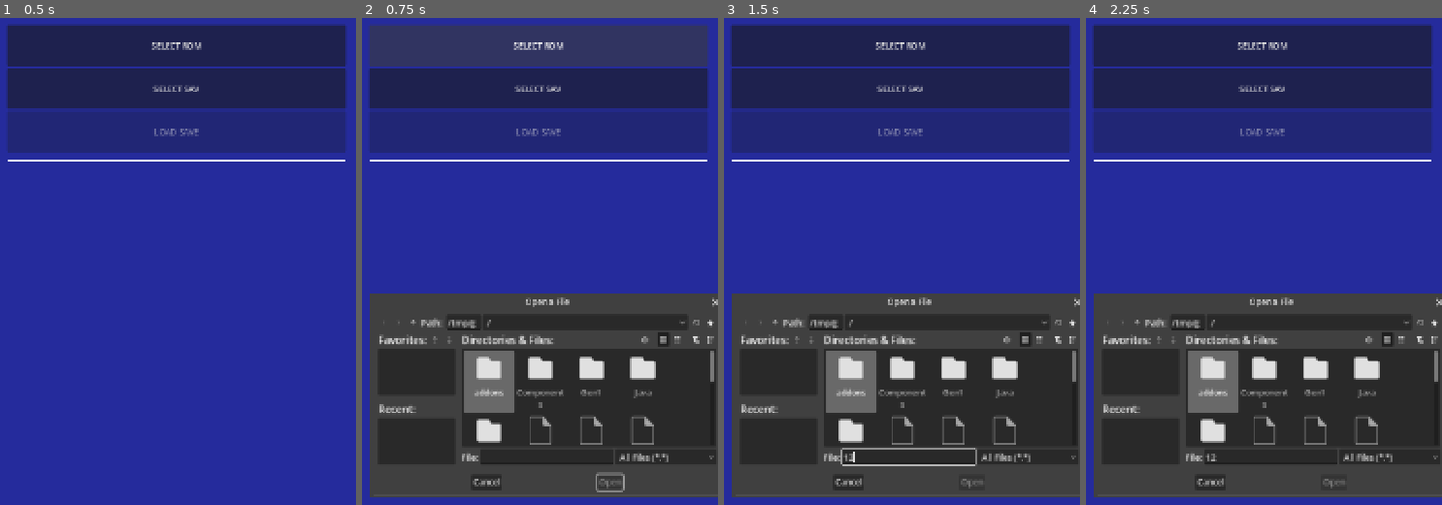
Above: before the commit, frames 1-4 (left to right).
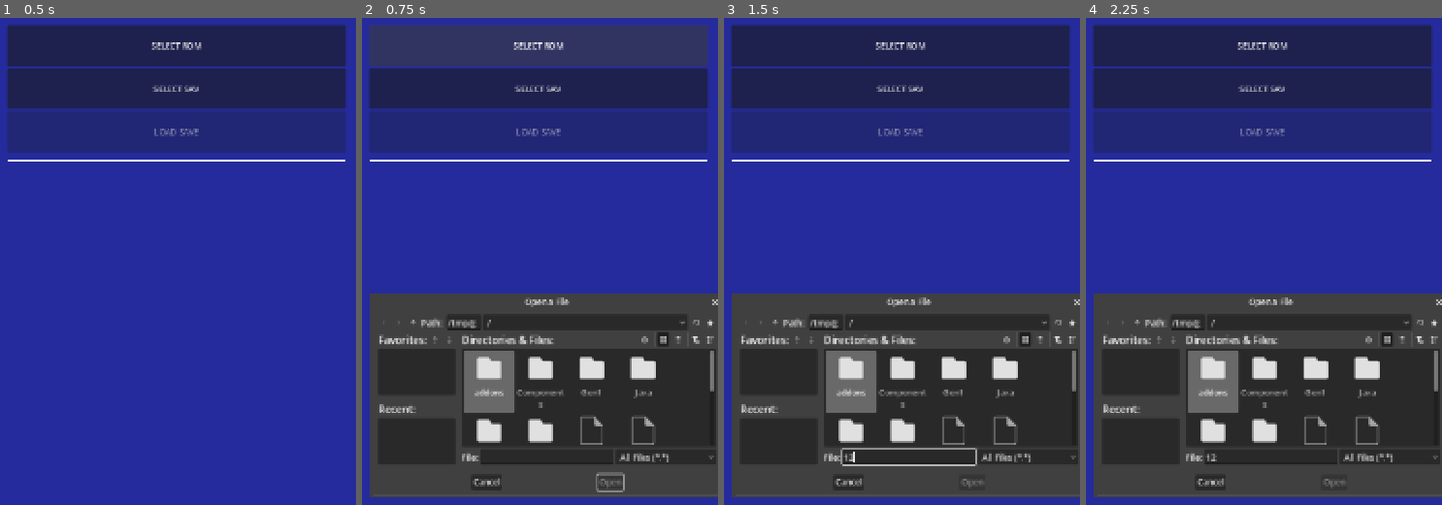
Above: after the commit, the same moments.

Repository: tunalad/openwalker
Game: Godot game, scene res://Views/main.tscn
Same seed, same stepped clock (60 frames per second), same inputs: the game is played once before the commit and once after it. The engine's default icon, where the game draws it, is replaced by a stand-in: a white triangle on a blue panel in a dark square.
Inputs (mouse positions are in pixels of both pictures, inside the frame that each line leads up to):
- Up to frame 1 (0.5 s): no input
- Up to frame 2 (0.75 s): click "SELECT ROM" at 0.5 s
- Up to frame 3 (1.5 s): click (909, 456) at 1.27 s; type "12" at 1.35 s
- Up to frame 4 (2.25 s): click (1121, 324) at 2 s

Frame 1 is identical in both runs. In frame 2, 0.6% of the frame differs, in the area x 45-100%, y 57-98%; in frame 3, 0.7%, in the area x 45-100%, y 57-92%; in frame 4, 0.6%.

Commit message:
added basic route data displaying
for now it's all just visual, since I don't yet know if I have
everything that I want in these json files.

I will probably do minigames after this commit, then later do actual
save file manipulation (adding items & mons)

Diff:
--- a/Global.gd
+++ b/Global.gd
@@ -1,7 +1,10 @@
 extends Node
 
+var trainers_path: String = "user://trainers/"
 var trainer_data: Dictionary
-var trainers_path: String = "user://trainers/"
+
+var routes_path: String = "res://Routes/"
+var route_data: Dictionary
 
 var rom: PackedByteArray
 var sav: PackedByteArray
@@ -29,7 +32,7 @@
 
 func clear_trainer_session():
 	trainer_data = {}
-	trainers_path = "user://trainers/"
+	route_data = {}
 
 	rom = []
 	sav = []
--- /dev/null
+++ b/Routes/gen1-magikarps-field.json
@@ -0,0 +1,27 @@
+{
+	"name": "Magikarp Field",
+	"description": "There's only Magikarps here... I mean, it's in the name...",
+	"position": 15.0,
+	"cost": 0.0,
+	"advantage": [
+		"NORMAL"
+	],
+	"mons": [
+		{
+			"species": 129,
+			"level": 53.0,
+			"steps": 0.0,
+			"rarity": 0.0,
+			"moves": [
+				"SPLASH"
+			]
+		}
+	],
+	"items": [
+		{
+			"name": "Potion",
+			"steps": 0.0,
+			"rarity": 0.0
+		}
+	]
+}
--- /dev/null
+++ b/Routes/gen1-ref-fields.json
@@ -0,0 +1,112 @@
+{
+	"name": "Refreshing Field",
+	"description": "A wonderfully refreshing field for a Stroll. You can meet many kinds of species here.",
+	"position": 10.0,
+	"cost": 0.0,
+	"advantage": [
+		"FIRE",
+		"BUG",
+		"FLY"
+	],
+	"mons": [
+		{
+			"species": 19.0,
+			"level": 5.0,
+			"steps": 0.0,
+			"rarity": 0.0,
+			"moves": [
+				"TACKLE",
+				"TAIL WHIP"
+			]
+		},
+		{
+			"species": 16.0,
+			"level": 5.0,
+			"steps": 0.0,
+			"rarity": 0.0,
+			"moves": [
+				"TACKLE",
+				"SAND-ATTACK"
+			]
+		},
+		{
+			"species": 32.0,
+			"level": 5.0,
+			"steps": 500.0,
+			"rarity": 0.0,
+			"moves": [
+				"LEER",
+				"PECK"
+			]
+		},
+		{
+			"species": 29.0,
+			"level": 5.0,
+			"steps": 500.0,
+			"rarity": 0.0,
+			"moves": [
+				"GROWL",
+				"SCRATCH"
+			]
+		},
+		{
+			"species": 84.0,
+			"level": 8.0,
+			"steps": 2000.0,
+			"rarity": 0.0,
+			"moves": [
+				"PECK",
+				"GROWL",
+				"FURY ATTACK"
+			]
+		},
+		{
+			"species": 115.0,
+			"level": 8.0,
+			"steps": 3000.0,
+			"rarity": 3.0,
+			"moves": [
+				"COMET PUNCH",
+				"RAGE",
+				"BITE"
+			]
+		}
+	],
+	"items": [
+		{
+			"name": "Potion",
+			"steps": 0.0,
+			"rarity": 0.0
+		},
+		{
+			"name": "Parlyz Heal",
+			"steps": 500.0,
+			"rarity": 1.0
+		},
+		{
+			"name": "Awakening",
+			"steps": 700.0,
+			"rarity": 1.0
+		},
+		{
+			"name": "Ice Heal",
+			"steps": 900.0,
+			"rarity": 2.0
+		},
+		{
+			"name": "Burn Heal",
+			"steps": 1000.0,
+			"rarity": 2.0
+		},
+		{
+			"name": "Full Heal",
+			"steps": 2000.0,
+			"rarity": 2.0
+		},
+		{
+			"name": "Revive",
+			"steps": 2500.0,
+			"rarity": 2.0
+		}
+	]
+}
--- /dev/null
+++ b/Routes/gen1-route1.json
@@ -0,0 +1,40 @@
+{
+	"name": "Route 1",
+	"description": "Route that connects Pallet Town in the south to Viridian City in the north.",
+	"position": 15.0,
+	"cost": 0.0,
+	"advantage": [
+		"FIRE",
+		"GRASS",
+		"WATER",
+		"THUNDER",
+		"NORMAL"
+	],
+	"mons": [
+		{
+			"species": 16,
+			"level": 2.0,
+			"steps": 0.0,
+			"rarity": 0.0,
+			"moves": [
+				"GUST"
+			]
+		},
+		{
+			"species": 19,
+			"level": 2.0,
+			"steps": 0.0,
+			"rarity": 0.0,
+			"moves": [
+				"TACKLE", "TAIL WHIP"
+			]
+		}
+	],
+	"items": [
+		{
+			"name": "Potion",
+			"steps": 0.0,
+			"rarity": 0.0
+		}
+	]
+}
--- a/Views/summary.gd
+++ b/Views/summary.gd
@@ -18,6 +18,10 @@
 		printerr(result["error"])
 		label.text = result["error"]
 		return
+
+	DirAccess.remove_absolute(trainer_path+"/route.json")
+
+	var route_name: String = "%s Summary:" % [ Global.route_data["name"] ]
 
 	var session_steps: String = "Walked %d steps" % [ steps ]
 	var session_watts: String = "Collected %dW" % [ watts ]
@@ -40,7 +44,8 @@
 		if Global.trainer_data.has("ylw_mood"):
 			ylw_mood = "\nylw_mood: %d/255" % [ Global.trainer_data["ylw_mood"] ]
 
-	label.text = "%s\n%s\n\n%s\n%s\n\n%s\n%s\n%s%s" % [
+	label.text = "%s\n\n%s\n%s\n\n%s\n%s\n\n%s\n%s\n%s%s" % [
+		route_name,
 		session_steps, session_watts,
 		total_steps, total_watts,
 		xp_earned, placed_at,
--- a/Views/walk_menu.gd
+++ b/Views/walk_menu.gd
@@ -16,6 +16,9 @@
 @onready var l_ribbons: Label = $MonInfo/VBoxContainer/HBoxContainer/VBoxContainer/L_Ribbons
 @onready var exp_bar: TextureProgressBar = $MonInfo/VBoxContainer/ExpBar
 
+@onready var routes_list: OptionButton = $VBoxContainer/RoutesList
+@onready var l_route_text: Label = $VBoxContainer/L_RouteText
+
 @onready var btn_stroll: Button = $BtnStroll
 
 @onready var walk_screen: VBoxContainer = $"../WalkScreen"
@@ -27,7 +30,7 @@
 var box: Dictionary
 var selected_mon: Dictionary = {}
 var trainer_folder: String
-
+var routes_found: Array
 
 func display_data():
 	trainer_bar.update_bar(
@@ -39,6 +42,7 @@
 
 	fill_box()
 	fill_mon_grid(0)
+	fill_routes()
 	update_mon_info()
 
 
@@ -123,6 +127,32 @@
 		mon_grid.add_child(cell_btn)
 
 
+func fill_routes() -> void:
+	routes_list.clear()
+	routes_found.clear()
+
+	var dir: DirAccess = DirAccess.open(Global.routes_path)
+
+	if !dir:
+		return
+
+	var routes: Array = dir.get_files()
+
+	for route in routes:
+		var json_as_text = FileAccess.get_file_as_string(Global.routes_path + route)
+		var json_as_dict = JSON.parse_string(json_as_text)
+		if json_as_dict:
+			routes_found.append(json_as_dict)
+
+	routes_found.sort_custom(func(a, b): return a.get("position", 0) < b.get("position", 0))
+
+	for route_dict in routes_found:
+		routes_list.add_item(route_dict["name"])
+
+	routes_list.selected = 0
+	_on_routes_list_item_selected(routes_list.selected)
+
+
 # -----------------------------------------------------------------------------
 
 
@@ -145,6 +175,16 @@
 		return
 	Global.sav = result["sav"]
 
+	var route_file = FileAccess.open(Global.trainers_path+trainer_folder+"/route.json", FileAccess.WRITE)
+	if route_file:
+		route_file.store_string(JSON.stringify(Global.route_data))
+		route_file.close()
+
 	walk_screen.load_trainer(Global.trainers_path+trainer_folder)
 	self.visible = false
 	print("switch to walker scren")
+
+
+func _on_routes_list_item_selected(index: int) -> void:
+	l_route_text.text = routes_found[index]["description"]
+	Global.route_data = routes_found[index]
--- a/Views/walk_menu.tscn
+++ b/Views/walk_menu.tscn
@@ -138,17 +138,14 @@
 layout_mode = 2
 theme_override_font_sizes/font_size = 30
 selected = 0
-item_count = 4
+item_count = 2
 popup/item_0/text = "ROUTE 1"
 popup/item_0/id = 0
 popup/item_1/text = "ROUTE 2"
 popup/item_1/id = 1
-popup/item_2/text = "ROUTE 3"
-popup/item_2/id = 2
-popup/item_3/text = "ROUTE 4"
-popup/item_3/id = 3
 
 [node name="L_RouteText" type="Label" parent="VBoxContainer" unique_id=566909407]
+custom_minimum_size = Vector2(0, 100)
 layout_mode = 2
 theme_override_font_sizes/font_size = 30
 text = "A wonderfully refreshing field for a Stroll. You can meet many kinds of Pokémon here. "
@@ -165,4 +162,5 @@
 text = "STROLL!"
 
 [connection signal="item_selected" from="Boxes/BoxesList" to="." method="_on_boxes_list_item_selected"]
+[connection signal="item_selected" from="VBoxContainer/RoutesList" to="." method="_on_routes_list_item_selected"]
 [connection signal="pressed" from="BtnStroll" to="." method="_on_btn_stroll_pressed"]
--- a/Views/walk_screen.gd
+++ b/Views/walk_screen.gd
@@ -3,8 +3,8 @@
 @onready var trainer_bar: MarginContainer = $TrainerBar
 
 @onready var l_steps: Label = $Pedometer/Info/L_Steps
-@onready var l_route: Label = $Pedometer/Heading/L_Route
-@onready var l_mon: Label = $Pedometer/Heading/L_Mon
+@onready var l_route: Label = $Pedometer/L_Route
+@onready var l_mon: Label = $Pedometer/L_Mon
 
 @onready var l_watts: Label = $WalkerMenu/L_Watts
 
@@ -27,6 +27,9 @@
 	Global.rom = Gen1Helpers.load_bin(Global.trainer_data.get("rom_path", ""))
 	Global.sav = Gen1Helpers.load_bin(Global.trainer_data.get("sav_path", ""))
 
+	var json_as_text = FileAccess.get_file_as_string(Global.trainers_path + trainer_folder + "/route.json")
+	Global.route_data = JSON.parse_string(json_as_text)
+
 	display_data()
 
 	_setup_step_counter()
@@ -41,6 +44,7 @@
 	l_steps.text = str(steps)
 	l_watts.text = str(Global.trainer_data["watts_left"] + watts_collected)
 	l_mon.text = Global.trainer_data["mon"]["nickname"]
+	l_route.text = Global.route_data.get("name", "")
 
 	self.visible = true
 
--- a/Views/walk_screen.tscn
+++ b/Views/walk_screen.tscn
@@ -3,6 +3,7 @@
 [ext_resource type="Script" uid="uid://hsr12ghm3gsh" path="res://Views/walk_screen.gd" id="1_fwwk0"]
 [ext_resource type="PackedScene" uid="uid://b74lrsuvdqnlp" path="res://Components/trainer_bar.tscn" id="2_7y21i"]
 [ext_resource type="PackedScene" uid="uid://8j7mi5ykpjpp" path="res://Components/divider.tscn" id="2_kbf0p"]
+[ext_resource type="Script" uid="uid://kreqmlvryatk" path="res://Views/walker_menu.gd" id="4_358r1"]
 
 [node name="WalkScreen" type="VBoxContainer" unique_id=401520637]
 anchors_preset = 15
@@ -21,19 +22,16 @@
 size_flags_vertical = 3
 alignment = 1
 
-[node name="Heading" type="HBoxContainer" parent="Pedometer" unique_id=565963125]
-layout_mode = 2
-alignment = 1
-
-[node name="L_Route" type="Label" parent="Pedometer/Heading" unique_id=1862167706]
+[node name="L_Route" type="Label" parent="Pedometer" unique_id=1862167706]
 layout_mode = 2
 theme_override_font_sizes/font_size = 30
 text = "ROUTE"
 
-[node name="L_Mon" type="Label" parent="Pedometer/Heading" unique_id=873075791]
+[node name="L_Mon" type="Label" parent="Pedometer" unique_id=873075791]
 layout_mode = 2
 theme_override_font_sizes/font_size = 30
 text = "NICKNAME"
+horizontal_alignment = 1
 
 [node name="Info" type="HBoxContainer" parent="Pedometer" unique_id=395217149]
 layout_mode = 2
@@ -62,6 +60,7 @@
 layout_mode = 2
 size_flags_vertical = 3
 alignment = 1
+script = ExtResource("4_358r1")
 
 [node name="L_Watts" type="Label" parent="WalkerMenu" unique_id=2050312043]
 layout_mode = 2
@@ -69,13 +68,30 @@
 text = "W"
 horizontal_alignment = 2
 
-[node name="L_WalkerMenu" type="Label" parent="WalkerMenu" unique_id=1166801769]
+[node name="WalkerActions" type="HBoxContainer" parent="WalkerMenu" unique_id=86062753]
 layout_mode = 2
 size_flags_vertical = 3
-theme_override_font_sizes/font_size = 50
-text = "walker menu"
-horizontal_alignment = 1
-vertical_alignment = 1
+
+[node name="BtnRadar" type="Button" parent="WalkerMenu/WalkerActions" unique_id=770037797]
+layout_mode = 2
+size_flags_horizontal = 3
+size_flags_vertical = 4
+theme_override_font_sizes/font_size = 100
+text = "🧭"
+
+[node name="BtnDowsing" type="Button" parent="WalkerMenu/WalkerActions" unique_id=550763218]
+layout_mode = 2
+size_flags_horizontal = 3
+size_flags_vertical = 4
+theme_override_font_sizes/font_size = 100
+text = "📺"
+
+[node name="BtnFound" type="Button" parent="WalkerMenu/WalkerActions" unique_id=813759916]
+layout_mode = 2
+size_flags_horizontal = 3
+size_flags_vertical = 4
+theme_override_font_sizes/font_size = 100
+text = "🎒"
 
 [node name="BtnReturn" type="Button" parent="." unique_id=607412438]
 custom_minimum_size = Vector2(0, 80)
@@ -84,4 +100,7 @@
 text = "RETURN FROM STROLL"
 
 [connection signal="pressed" from="Pedometer/BtnStep++" to="." method="_on_btn_step_pressed"]
+[connection signal="pressed" from="WalkerMenu/WalkerActions/BtnRadar" to="WalkerMenu" method="_on_btn_radar_pressed"]
+[connection signal="pressed" from="WalkerMenu/WalkerActions/BtnDowsing" to="WalkerMenu" method="_on_btn_dowsing_pressed"]
+[connection signal="pressed" from="WalkerMenu/WalkerActions/BtnFound" to="WalkerMenu" method="_on_btn_found_pressed"]
 [connection signal="pressed" from="BtnReturn" to="." method="_on_btn_return_pressed"]
--- /dev/null
+++ b/Views/walker_menu.gd
@@ -0,0 +1,19 @@
+extends VBoxContainer
+
+
+
+func _on_btn_radar_pressed() -> void:
+	print("catching mons minigame")
+	print("mons that we can find on this route: ")
+	for mon in Global.route_data["mons"]:
+		print(mon)
+
+func _on_btn_dowsing_pressed() -> void:
+	print("finding items minigame")
+	print("items that we can find on this route: ")
+	for item in Global.route_data["items"]:
+		print(item)
+
+
+func _on_btn_found_pressed() -> void:
+	print("list what we found and caught so far")
Not shown, added: Views/walker_menu.gd.uid
Binary file removed: squirtle.png
Not shown, removed: squirtle.png.import
